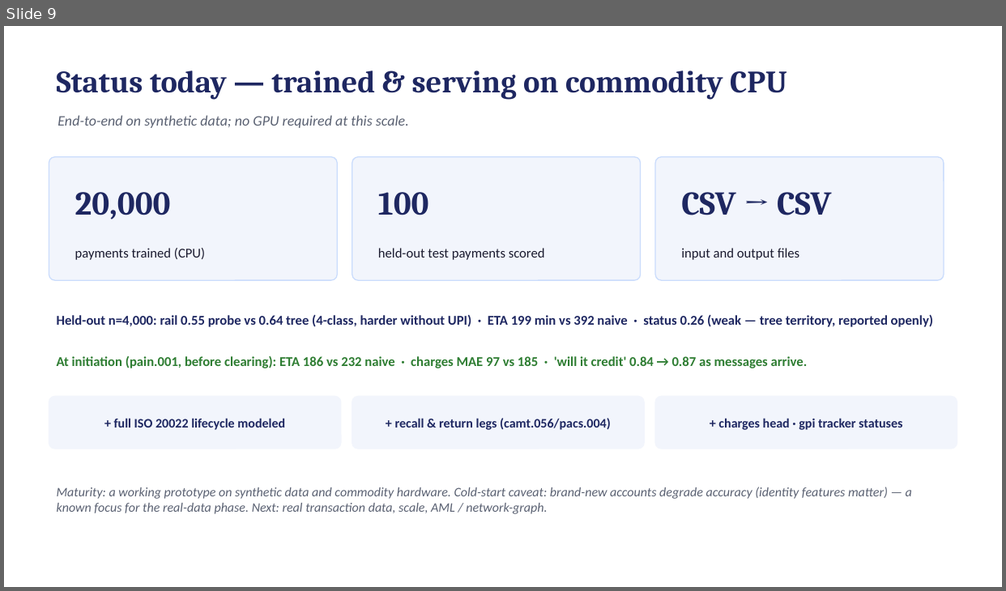
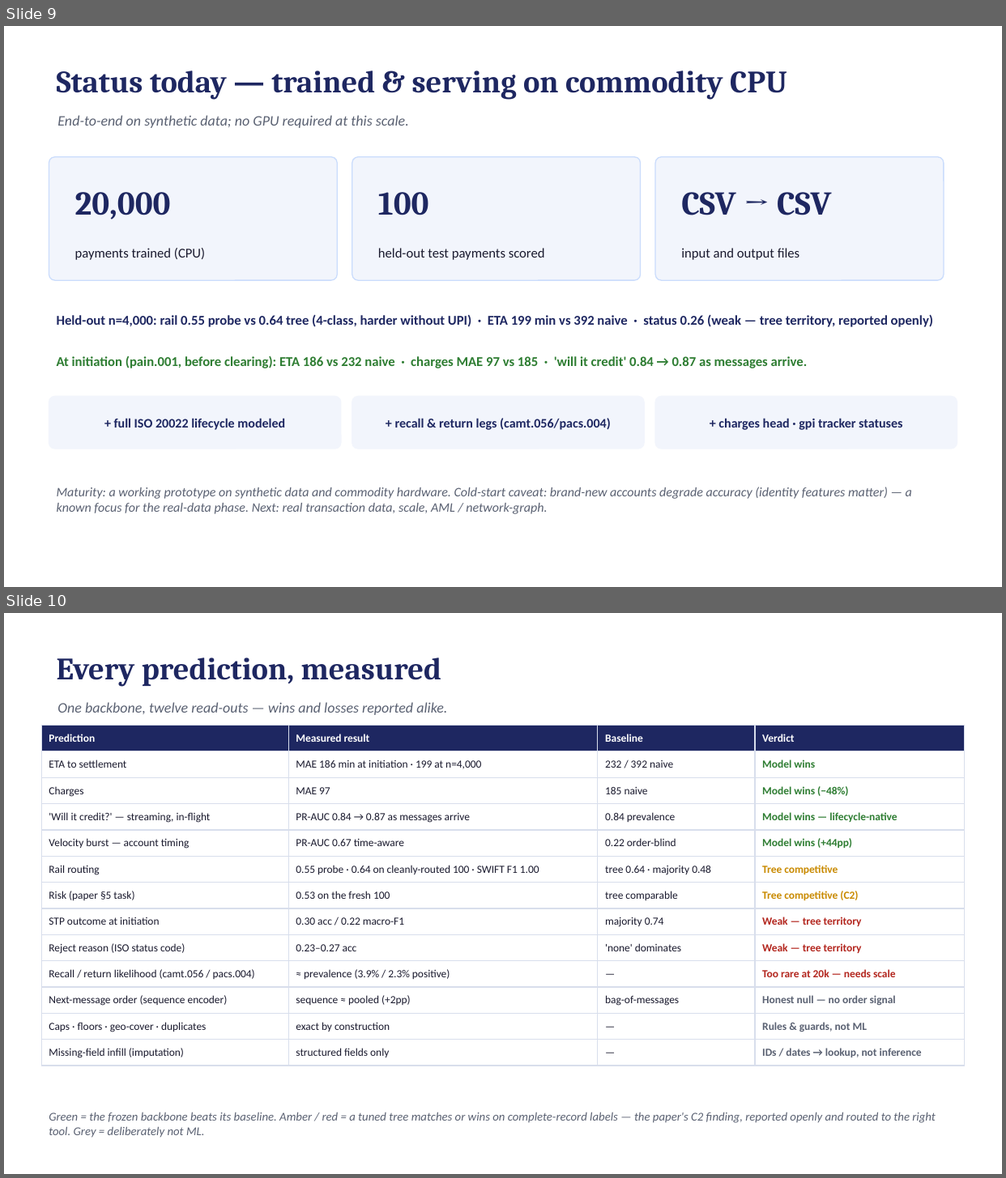
Before and after one commit to Bratz/txn-repr-poc, a slide deck: docs/txn_repr_evidence.pptx. Shown one above the other, each under a label of ours: slide 9 before the commit, slides 9 and 10 after it. The pictures are 1006x591 and 1006x1178 pixels, drawn with LibreOffice and Linux fonts; fonts in the diff are those of the drawing. Boxes give left, top, right and bottom in pixels: in the first picture for what was removed or moved away, otherwise in the second. Text is boxed around its words. In the diff, an @@ line names an element or a change of style, - is before the commit and + after.

```diff
--- a/docs/txn_repr_evidence.pptx
+++ b/docs/txn_repr_evidence.pptx
@@ slide 10 added at (x1=4, y1=613, x2=1002, y2=1174), background #FFFFFF @@
@@ text added at (x1=57, y1=658, x2=441, y2=687), 30 pt, text #1E2761, bold @@
+Every prediction, measured
@@ text added at (x1=57, y1=702, x2=447, y2=715), 14 pt, text #5A6172, italic @@
+One backbone, twelve read-outs — wins and losses reported alike.
@@ table added at (x1=41, y1=726, x2=965, y2=1062), 13 rows, 4 columns @@
+Prediction | Measured result | Baseline | Verdict
+ETA to settlement | MAE 186 min at initiation · 199 at n=4,000 | 232 / 392 naive | Model wins
+Charges | MAE 97 | 185 naive | Model wins (−48%)
+'Will it credit?' — streaming, in-flight | PR-AUC 0.84 → 0.87 as messages arrive | 0.84 prevalence | Model wins — lifecycle-native
+Velocity burst — account timing | PR-AUC 0.67 time-aware | 0.22 order-blind | Model wins (+44pp)
+Rail routing | 0.55 probe · 0.64 on cleanly-routed 100 · SWIFT F1 1.00 | tree 0.64 · majority 0.48 | Tree competitive
+Risk (paper §5 task) | 0.53 on the fresh 100 | tree comparable | Tree competitive (C2)
+STP outcome at initiation | 0.30 acc / 0.22 macro-F1 | majority 0.74 | Weak — tree territory
+Reject reason (ISO status code) | 0.23–0.27 acc | 'none' dominates | Weak — tree territory
+Recall / return likelihood (camt.056 / pacs.004) | ≈ prevalence (3.9% / 2.3% positive) | — | Too rare at 20k — needs scale
+Next-message order (sequence encoder) | sequence ≈ pooled (+2pp) | bag-of-messages | Honest null — no order signal
+Caps · floors · geo-cover · duplicates | exact by construction | — | Rules & guards, not ML
+Missing-field infill (imputation) | structured fields only | — | IDs / dates → lookup, not inference
@@ text added at (x1=49, y1=1112, x2=935, y2=1138), 11.5 pt, text #5A6172, italic @@
+Green = the frozen backbone beats its baseline. Amber / red = a tuned tree matches or wins on complete-record labels — the paper's C2 finding, reported openly and routed to the right tool. Grey = deliberately not ML.
```
Also in this commit, not shown: 1 slide changed.
